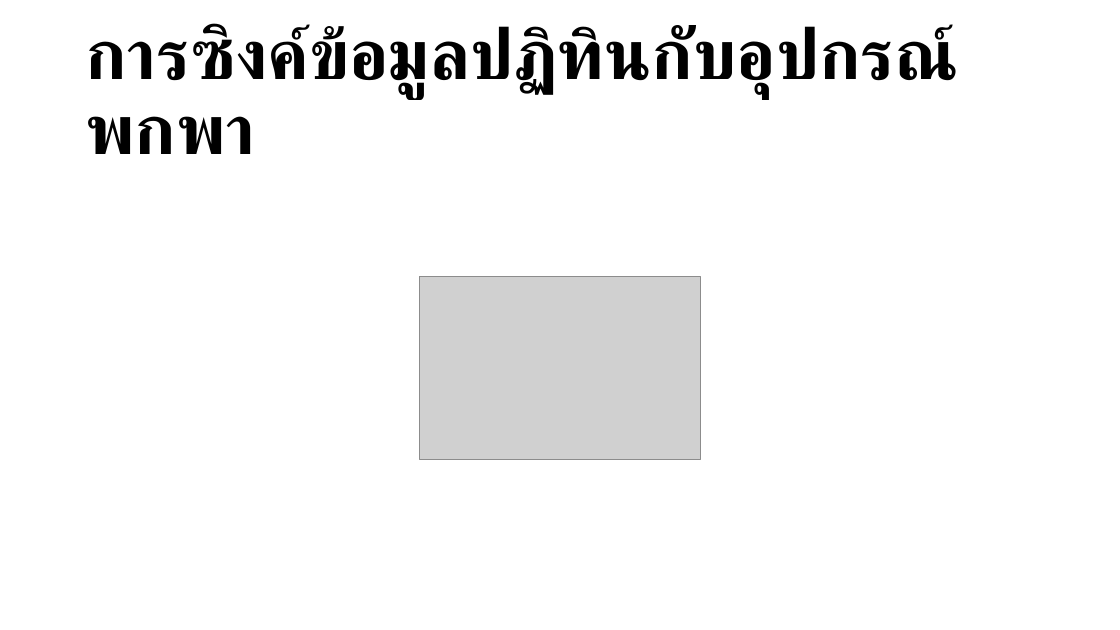
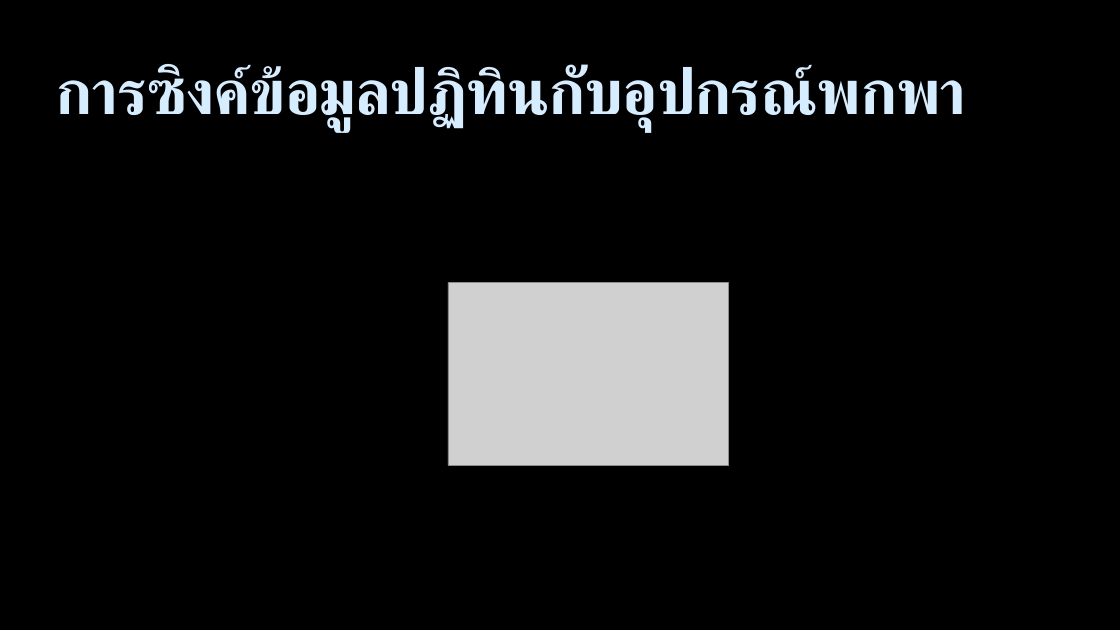
Before and after one commit to bratchasak/gcalendar, a slide deck: slide 21 of Google Calendar.pptx (slide 20 before the commit). Drawn at 1120x630 pixels with LibreOffice and Linux fonts; fonts in the diff are those of the drawing; grey boxes stand for pictures. Boxes give left, top, right and bottom in pixels: in the first picture for what was removed or moved away, otherwise in the second. Text is boxed around its words. In the diff, an @@ line names an element or a change of style, - is before the commit and + after.

```diff
--- a/Google Calendar.pptx
+++ b/Google Calendar.pptx
@@ background #FFFFFF to #000000 @@
@@ title "การซิงค์ข้อมูลปฏิทินกับอุปกรณ์พกพา": place and size @@
-title "การซิงค์ข้อมูลปฏิทินกับอุปกรณ์พกพา" at bbox=[85, 24, 953, 154]
+title "การซิงค์ข้อมูลปฏิทินกับอุปกรณ์พกพา" at bbox=[56, 64, 966, 131]
@@ title "การซิงค์ข้อมูลปฏิทินกับอุปกรณ์พกพา" at bbox=[56, 64, 966, 131]: size 60 to 54 pt, text colour #000000 to #D6ECFF, letter spacing 0 to -1 pt; line spacing 0.9 to 1; vertical alignment middle to top @@
@@ rectangle added at bbox=[27, 62, 28, 96], fill #000000 @@
@@ rectangle added at bbox=[30, 62, 31, 96], fill #000000 @@
@@ rectangle added at bbox=[33, 62, 36, 96], fill #000000 @@
@@ picture: place and size @@
-picture at bbox=[420, 276, 700, 460]
+picture at bbox=[448, 282, 728, 465]
```
Also in this commit, not shown: 21 other slides changed, 2 slides added, 1 slide removed, 1 other file.
